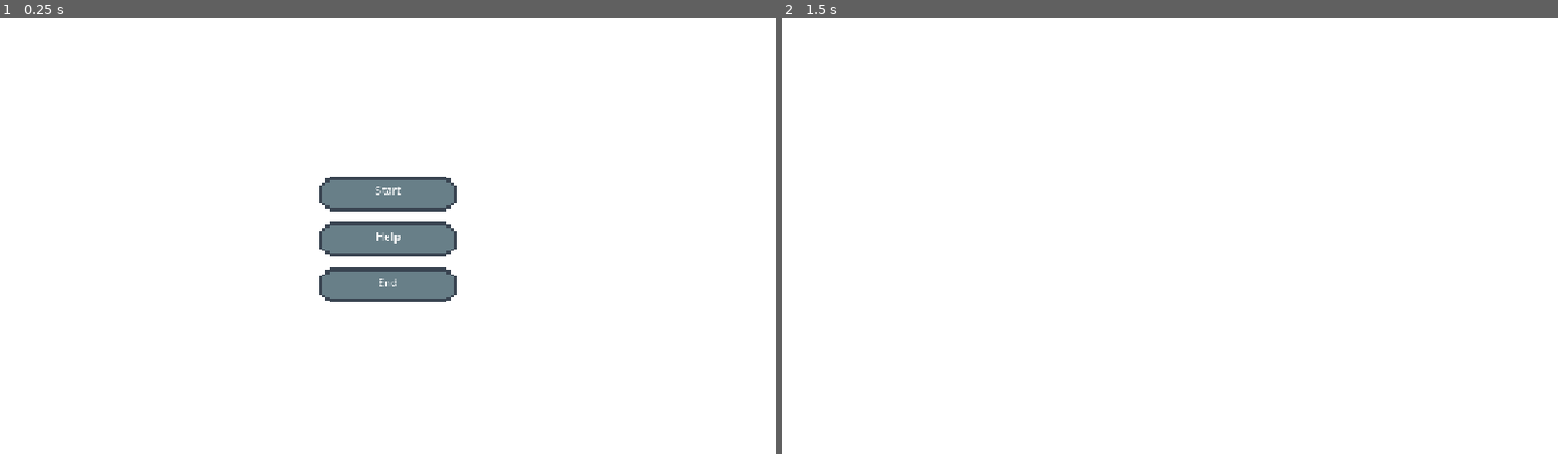
Above: before the commit, frames 1-2 (left to right).
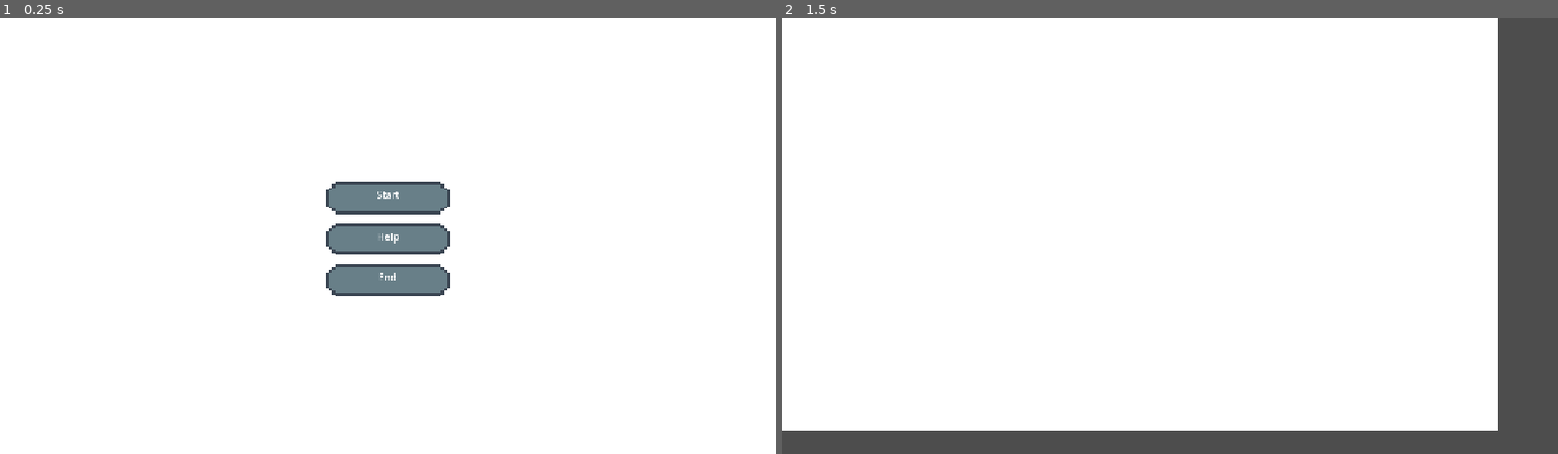
Above: after the commit, the same moments.

Repository: nataliavera6/iot-after-hours
Game: Godot game, scene res://Scenes/StartScreen.tscn
Same seed, same stepped clock (60 frames per second), same inputs: the game is played once before the commit and once after it.
Inputs:
- Up to frame 1 (0.25 s): no input
- Up to frame 2 (1.5 s): click "Start" at 0.5 s; tap Enter at 1.25 s

The runs differ from the first frame. In frame 1, 1.9% of the frame differs, in the area x 41-59%, y 36-66%; in frame 2, 13%, in the area x 0-100%, y 0-100%.

Commit message:
changed size

Diff:
--- a/Scenes/StartScreen.tscn
+++ b/Scenes/StartScreen.tscn
@@ -12,6 +12,8 @@
 anchors_preset = 15
 anchor_right = 1.0
 anchor_bottom = 1.0
+offset_right = 7.0
+offset_bottom = 7.0
 grow_horizontal = 2
 grow_vertical = 2
 texture = SubResource("CanvasTexture_vau3p")
--- a/project.godot
+++ b/project.godot
@@ -12,11 +12,13 @@
 
 config/name="New Game Project"
 run/main_scene="uid://c1dpxrlybqx4f"
-config/features=PackedStringArray("4.6", "GL Compatibility")
+config/features=PackedStringArray("4.7", "GL Compatibility")
 config/icon="res://icon.svg"
 
 [display]
 
+window/size/viewport_width=1280
+window/size/viewport_height=720
 window/stretch/mode="canvas_items"
 window/stretch/aspect="expand"
 
